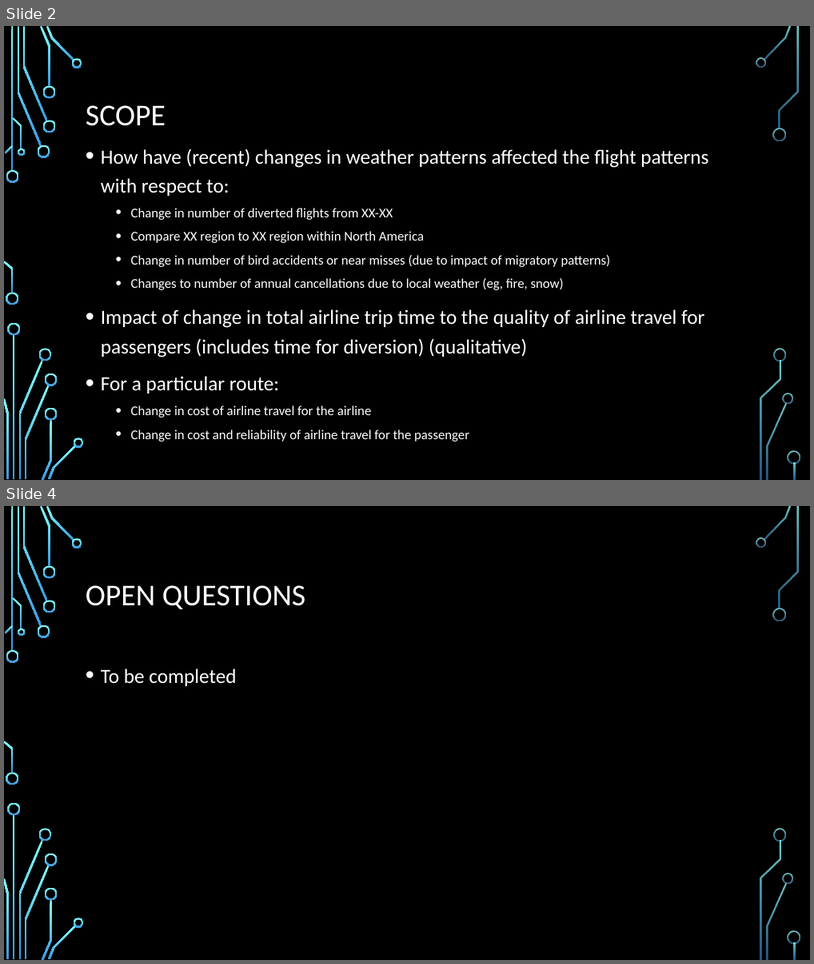
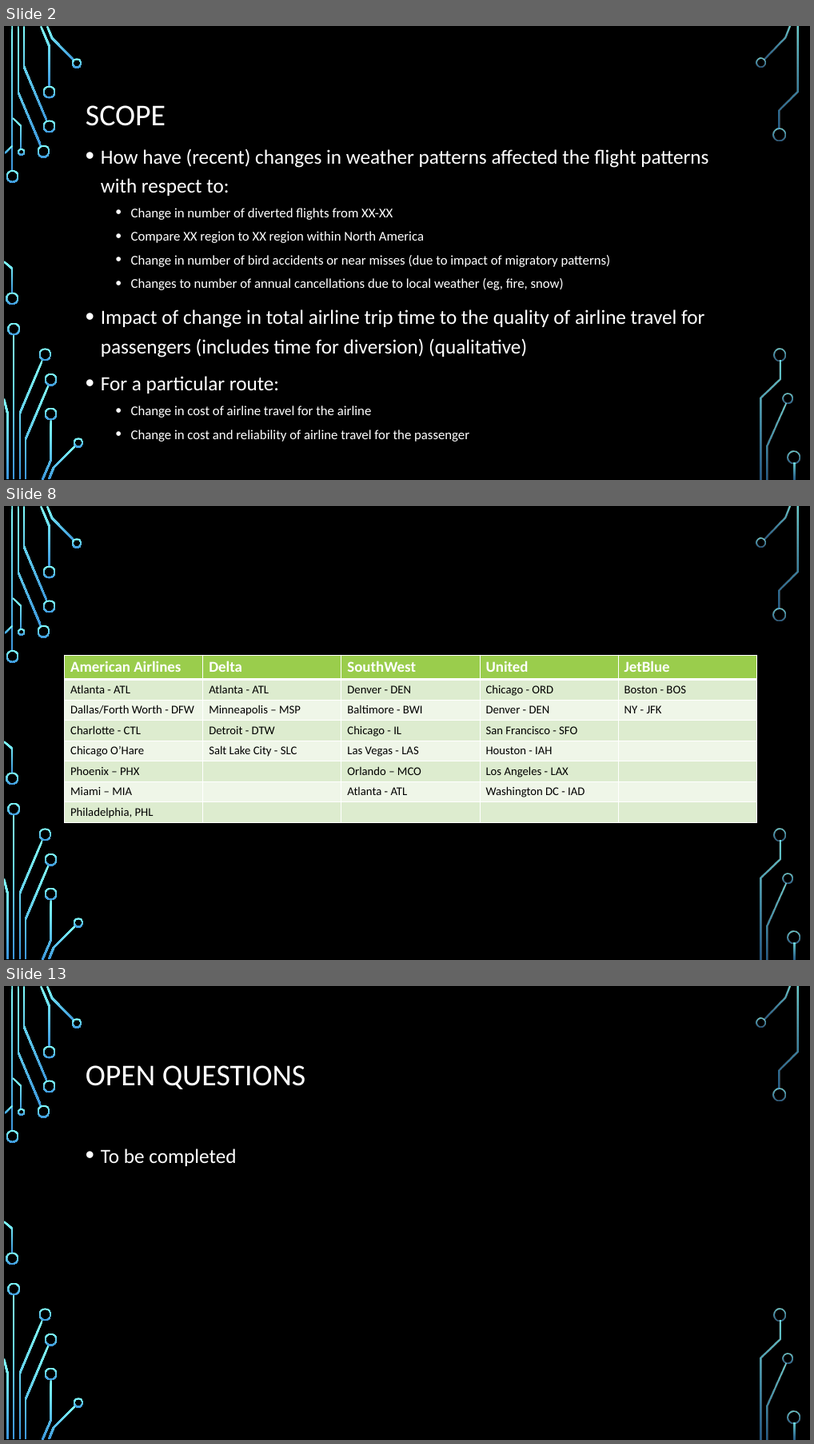
Before and after one commit to Tawn-Scotton/Team_3_Project_1, a slide deck: Team_3_Air_Travel_Weather_Satisfaction.pptx. Shown one above the other, each under a label of ours: slides 2 and 4 before the commit, slides 2, 8 and 13 after it; the slides between them are not shown. The pictures are 814x964 and 814x1444 pixels, drawn with LibreOffice and Linux fonts; fonts in the diff are those of the drawing; background and template pictures are left out. Boxes give left, top, right and bottom in pixels: in the first picture for what was removed or moved away, otherwise in the second. Text is boxed around its words. In the diff, an @@ line names an element or a change of style, - is before the commit and + after.

```diff
--- a/Team_3_Air_Travel_Weather_Satisfaction.pptx
+++ b/Team_3_Air_Travel_Weather_Satisfaction.pptx
@@ slide 8 added at (4, 506, 810, 960), background picture (left out); not listed: 36 template elements that a slide beside it also shows @@
@@ table added at (65, 655, 757, 821), 8 rows, 5 columns @@
+American Airlines | Delta | SouthWest | United | JetBlue
+Atlanta - ATL | Atlanta - ATL | Denver - DEN | Chicago - ORD | Boston - BOS
+Dallas/Forth Worth - DFW | Minneapolis – MSP | Baltimore - BWI | Denver - DEN | NY - JFK
+Charlotte - CTL | Detroit - DTW | Chicago - IL | San Francisco - SFO | 
+Chicago O’Hare | Salt Lake City - SLC | Las Vegas - LAS | Houston - IAH | 
+Phoenix – PHX |  | Orlando – MCO | Los Angeles - LAX | 
+Miami – MIA |  | Atlanta - ATL | Washington DC - IAD | 
+Philadelphia, PHL |  |  |  | 
@@ what was slide 4 is now slide 13 @@
```
Also in this commit, not shown: 1 slide changed, 8 other slides added, 3 other files.
